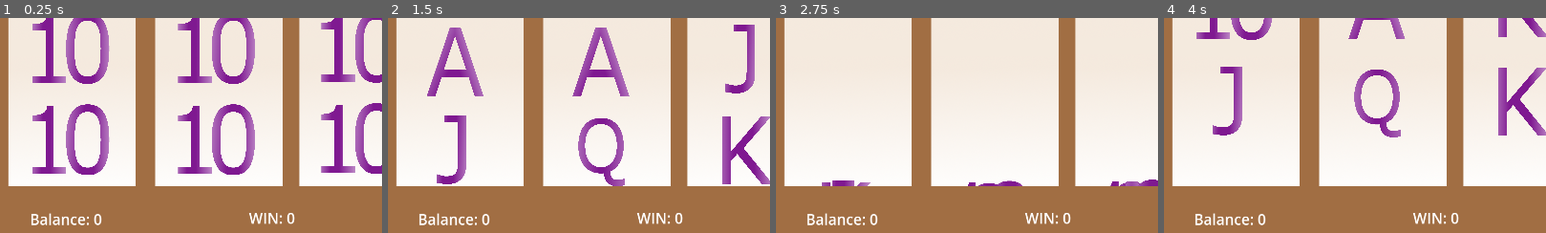
Above: before the commit, frames 1-4 (left to right).
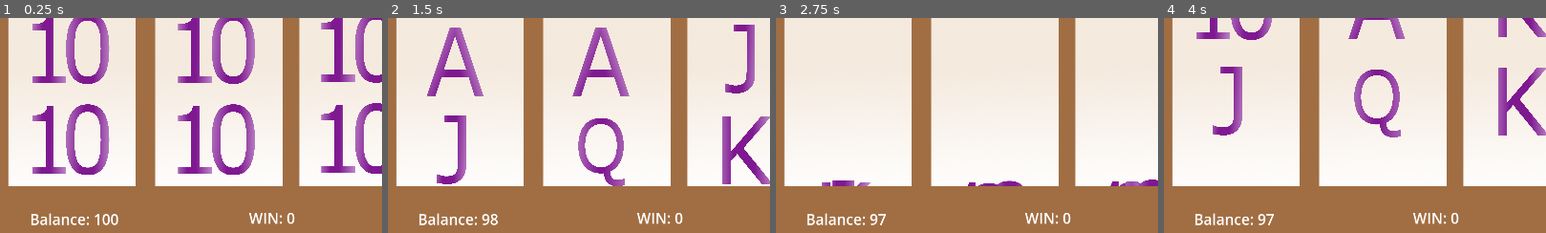
Above: after the commit, the same moments.

Repository: T33py/MonteCarlo
Game: Godot game, scene res://SlotMachineThings/SlotMachine.tscn
Same seed, same stepped clock (60 frames per second), same inputs: the game is played once before the commit and once after it.
Inputs:
- Up to frame 1 (0.25 s): no input
- Up to frame 2 (1.5 s): click "SPIN" at 0.5 s; click "SPIN" at 1.25 s
- Up to frame 3 (2.75 s): click "SPIN" at 2 s
- Up to frame 4 (4 s): no input
The pictures show only the part of the screen within x 4-54%, y 31-81%; the shares and areas given below are measured in that part.

The runs differ from the first frame. In frame 1, 0.2% of the frame differs, in the area x 24-31%, y 91-97%; in frame 2, 0.1%; in frame 3, less than 0.1%; in frame 4, less than 0.1%.

Commit message:
More info text

Diff:
--- a/BeatingTheHouse/SlotMachineThings/SlotMachine.gd
+++ b/BeatingTheHouse/SlotMachineThings/SlotMachine.gd
@@ -3,6 +3,8 @@
 var wheels = []
 var positions = []
 
+var balance = 100
+var betting = 1
 var playing = false
 var games_played = 0
 
@@ -18,17 +20,9 @@
 #	tiles.append(get_node("Tile3"))
 #	tiles.append(get_node("Tile4"))
 
-
+	display_bet()
+	display_balance()
 	pass # Replace with function body.
-
-func play():
-	games_played += 1
-	print("Game" + str(games_played))
-	for w in wheels:
-		w.spin()
-
-	playing = true
-	pass
 
 
 # Called every frame. 'delta' is the elapsed time since the previous frame.
@@ -45,10 +39,25 @@
 			var state = []
 			for wheel in wheels:
 				state.append(wheel.get_result())
-			display_win(determine_win(state))
+			var won = determine_win(state)
+			balance += won
+			display_win(won)
+			display_balance()
 
 	pass
 
+
+func play():
+	games_played += 1
+	print("Game" + str(games_played))
+	balance -= betting
+	display_balance()
+
+	for w in wheels:
+		w.spin()
+
+	playing = true
+	pass
 func determine_win(endstate):
 	print(endstate)
 	if endstate[0][1] == endstate[1][1]:
@@ -56,6 +65,18 @@
 
 	return 0
 
+func display_balance():
+	get_node("BalanceDisplayText").set_text("Balance: " + str(balance))
+	pass
+
 func display_win(value):
 	get_node("WinDisplayText").set_text("WON: " + str(value))
 	pass
+
+func display_bet():
+	get_node("BetDisplayText").set_text("Bet: " + str(betting))
+	pass
+
+func display_info(message):
+	get_node("InfoDisplayText").set_text("Info: " + str(message))
+	pass
--- a/BeatingTheHouse/SlotMachineThings/Wheel.gd
+++ b/BeatingTheHouse/SlotMachineThings/Wheel.gd
@@ -57,7 +57,7 @@
 	var outcome = []
 	for i in range(len(tiles)):
 		if i > 0 and i < len(tiles)-1:
-			outcome.append(tiles[i].currently_am)
+			outcome.append(tiles[i].symbols[tiles[i].currently_am])
 	return outcome
 
 func spin():
